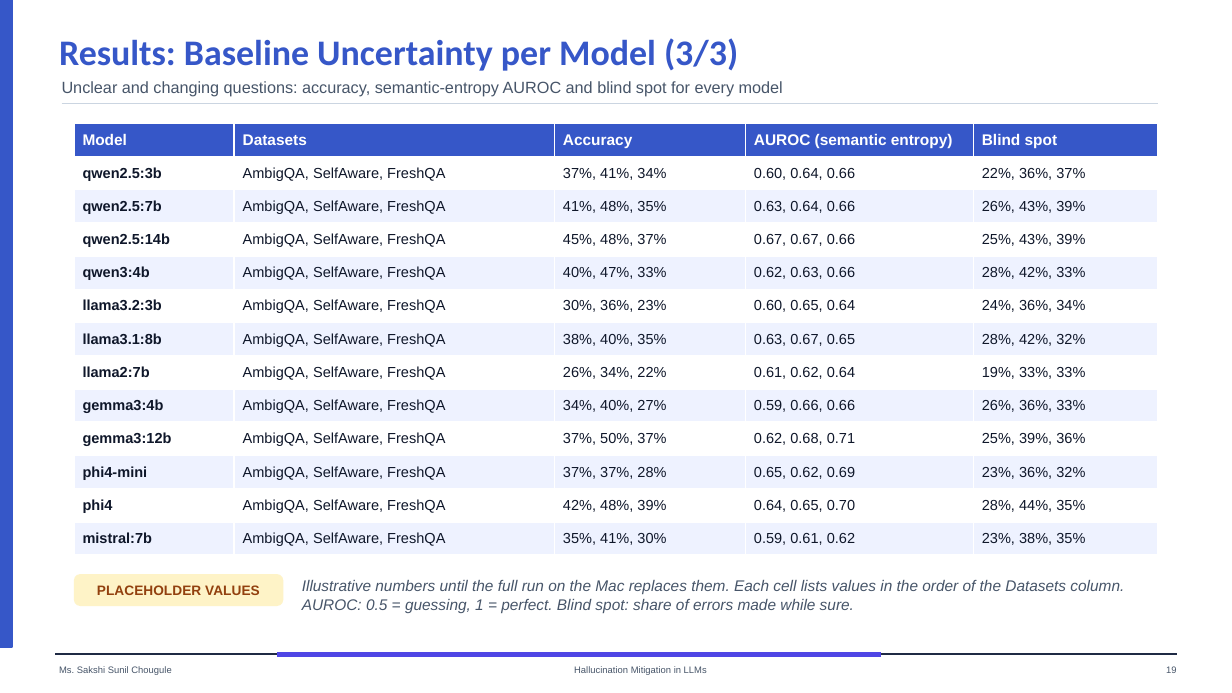
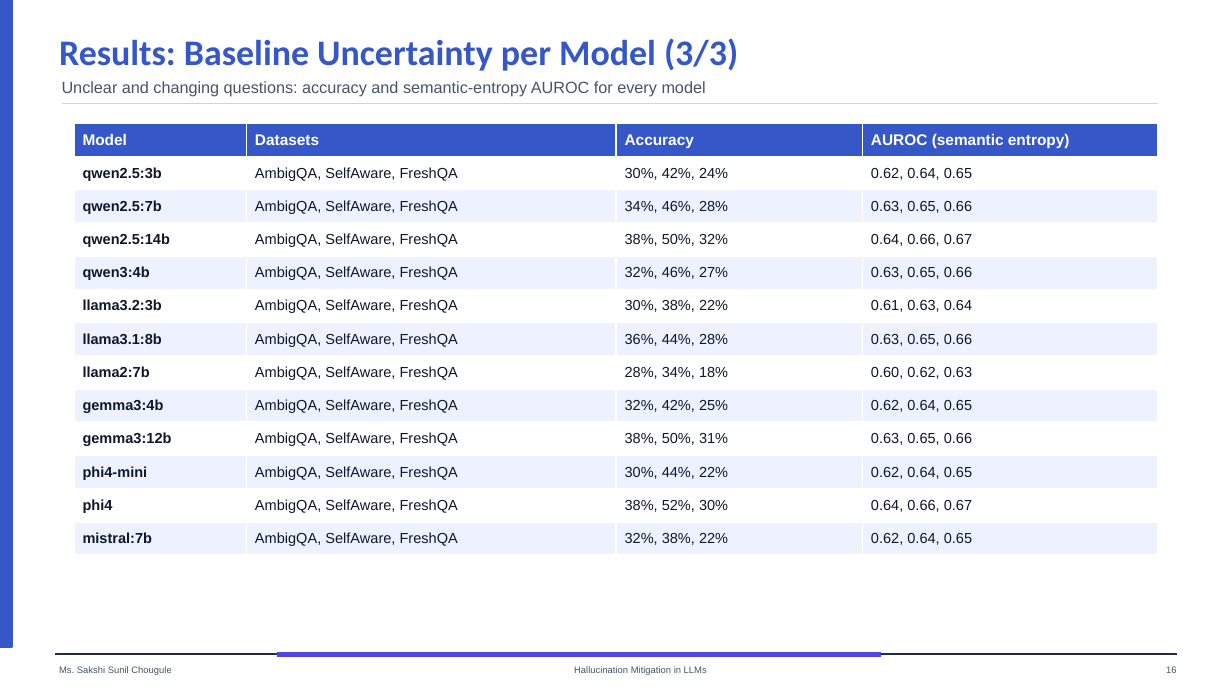
Before and after one commit to Hemant-Shashikant-Yadav/LLM-Hallucination, a slide deck: slide 16 of uncertainty/presentation/Phase1_Uncertainty_Study.pptx (slide 19 before the commit). Drawn at 1232x693 pixels with LibreOffice and Linux fonts; fonts in the diff are those of the drawing. Boxes give left, top, right and bottom in pixels: in the first picture for what was removed or moved away, otherwise in the second. Text is boxed around its words. In the diff, an @@ line names an element or a change of style, - is before the commit and + after.

```diff
--- a/uncertainty/presentation/Phase1_Uncertainty_Study.pptx
+++ b/uncertainty/presentation/Phase1_Uncertainty_Study.pptx
@@ text at [62,81,706,97]: text changed @@
-Unclear and changing questions: accuracy, semantic-entropy AUROC and blind spot for every model
+Unclear and changing questions: accuracy and semantic-entropy AUROC for every model
@@ table at [74,123,1158,556] @@
-column 3: Accuracy | 37%, 41%, 34% | 41%, 48%, 35% | 45%, 48%, 37% | 40%, 47%, 33% | 30%, 36%, 23% | 38%, 40%, 35% | 26%, 34%, 22% | 34%, 40%, 27% | 37%, 50%, 37% | 37%, 37%, 28% | 42%, 48%, 39% | 35%, 41%, 30%
-column 4: AUROC (semantic entropy) | 0.60, 0.64, 0.66 | 0.63, 0.64, 0.66 | 0.67, 0.67, 0.66 | 0.62, 0.63, 0.66 | 0.60, 0.65, 0.64 | 0.63, 0.67, 0.65 | 0.61, 0.62, 0.64 | 0.59, 0.66, 0.66 | 0.62, 0.68, 0.71 | 0.65, 0.62, 0.69 | 0.64, 0.65, 0.70 | 0.59, 0.61, 0.62
-column 5: Blind spot | 22%, 36%, 37% | 26%, 43%, 39% | 25%, 43%, 39% | 28%, 42%, 33% | 24%, 36%, 34% | 28%, 42%, 32% | 19%, 33%, 33% | 26%, 36%, 33% | 25%, 39%, 36% | 23%, 36%, 32% | 28%, 44%, 35% | 23%, 38%, 35%
+column 3: Accuracy | 30%, 42%, 24% | 34%, 46%, 28% | 38%, 50%, 32% | 32%, 46%, 27% | 30%, 38%, 22% | 36%, 44%, 28% | 28%, 34%, 18% | 32%, 42%, 25% | 38%, 50%, 31% | 30%, 44%, 22% | 38%, 52%, 30% | 32%, 38%, 22%
+column 4: AUROC (semantic entropy) | 0.62, 0.64, 0.65 | 0.63, 0.65, 0.66 | 0.64, 0.66, 0.67 | 0.63, 0.65, 0.66 | 0.61, 0.63, 0.64 | 0.63, 0.65, 0.66 | 0.60, 0.62, 0.63 | 0.62, 0.64, 0.65 | 0.63, 0.65, 0.66 | 0.62, 0.64, 0.65 | 0.64, 0.66, 0.67 | 0.62, 0.64, 0.65
@@ rounded rectangle removed at [74,574,283,606] @@
-PLACEHOLDER VALUES
@@ text removed at [302,580,1124,613] @@
-Illustrative numbers until the full run on the Mac replaces them. Each cell lists values in the order of the Datasets column. AUROC: 0.5 = guessing, 1 = perfect. Blind spot: share of errors made while sure.
```
Also in this commit, not shown: 12 other slides changed, 1 slide added, 5 slides removed, 2 other files.
